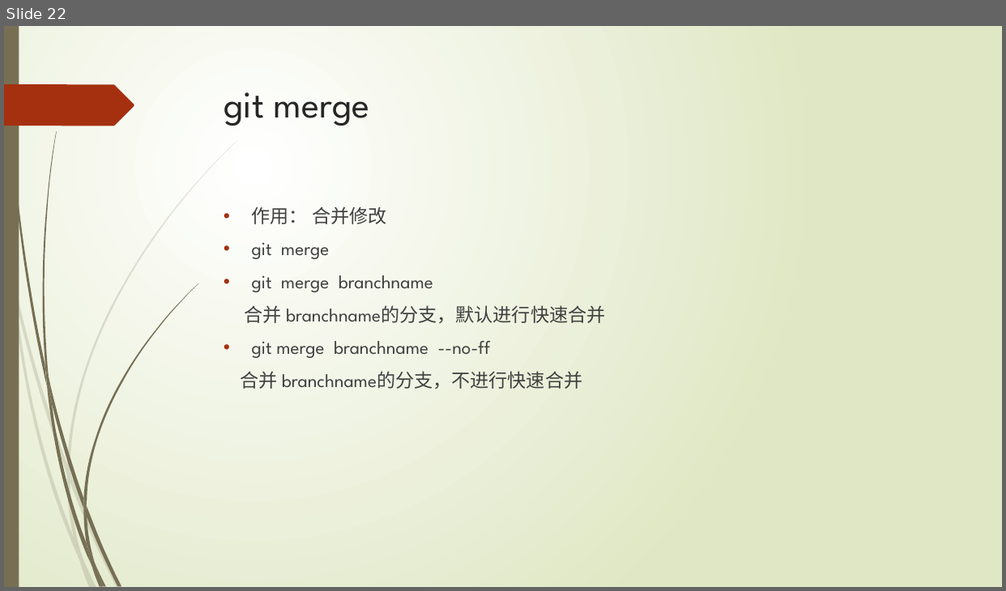
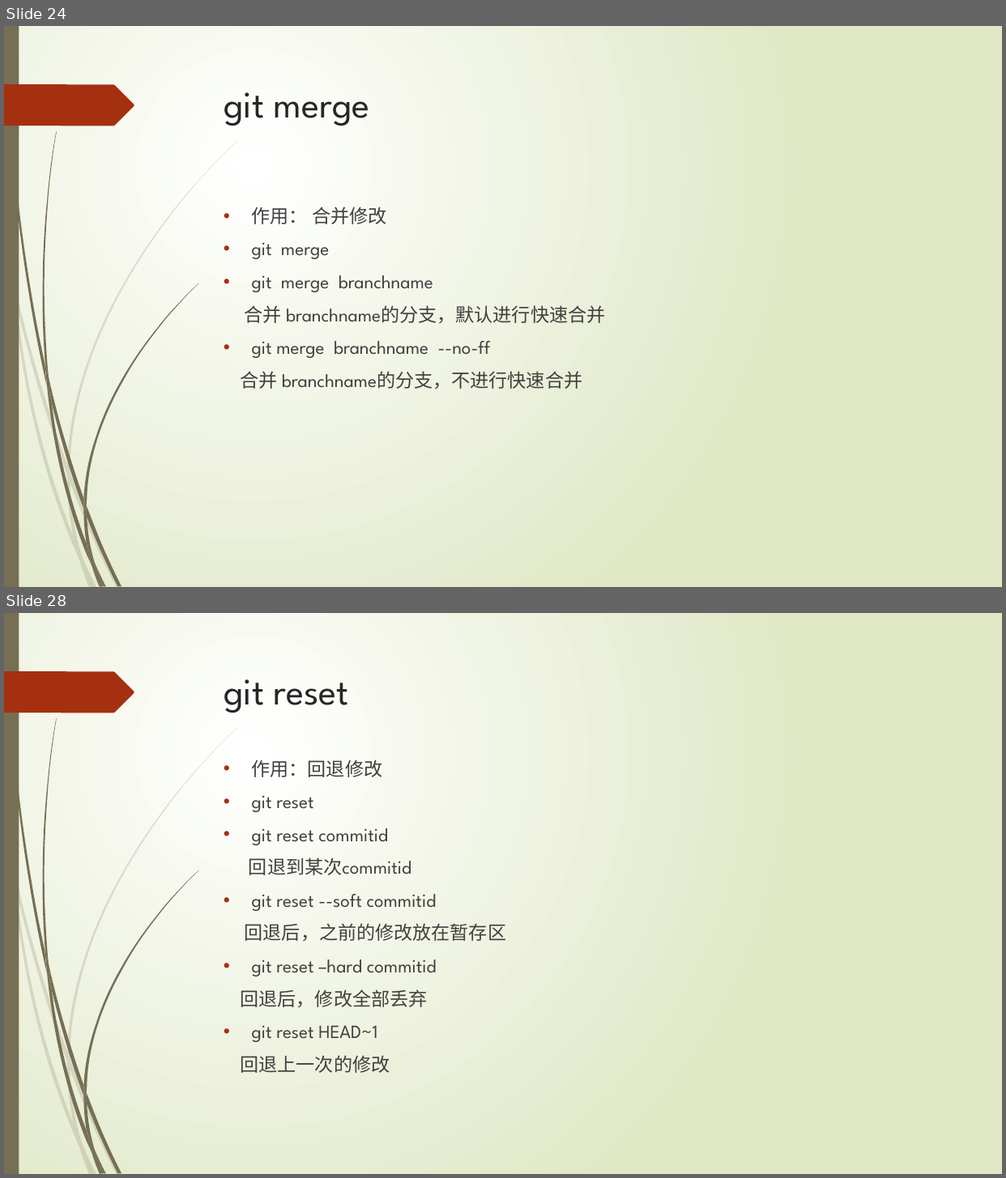
Before and after one commit to watercolor/gitppt, a slide deck: Git.pptx. Shown one above the other, each under a label of ours: slide 22 before the commit, slides 24 and 28 after it; the slides between them are not shown. The pictures are 1006x591 and 1006x1178 pixels, drawn with LibreOffice and Linux fonts; fonts in the diff are those of the drawing. Boxes give left, top, right and bottom in pixels: in the first picture for what was removed or moved away, otherwise in the second. Text is boxed around its words. In the diff, an @@ line names an element or a change of style, - is before the commit and + after.

```diff
--- a/Git.pptx
+++ b/Git.pptx
@@ slide 28 added at [4, 613, 1002, 1174], background gradient #FFFFFF to #DFE8C4; not listed: 24 template elements that a slide beside it also shows @@
@@ title added at [224, 679, 349, 713], 36 pt, text #262626 @@
+git reset
@@ text added at [241, 760, 506, 1073], 18 pt, text #404040 @@
+• 作用：回退修改
+• git reset
+• git reset commitid
+回退到某次commitid
+• git reset --soft commitid
+回退后，之前的修改放在暂存区
+• git reset –hard commitid
+回退后，修改全部丢弃
+• git reset HEAD~1
+回退上一次的修改
@@ what was slide 22 is now slide 24 @@
```
Also in this commit, not shown: 6 slides changed, 5 other slides added.
